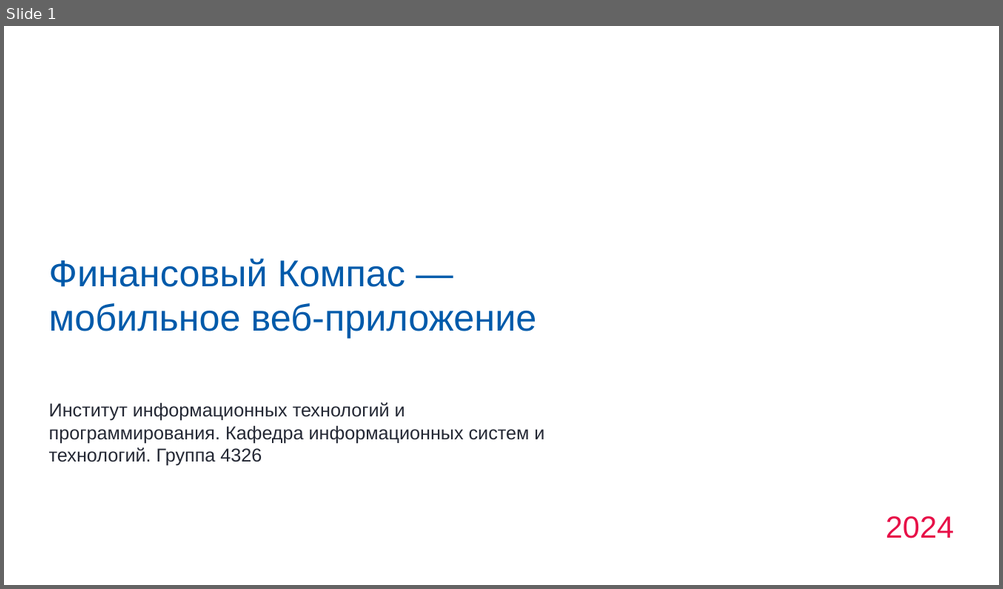
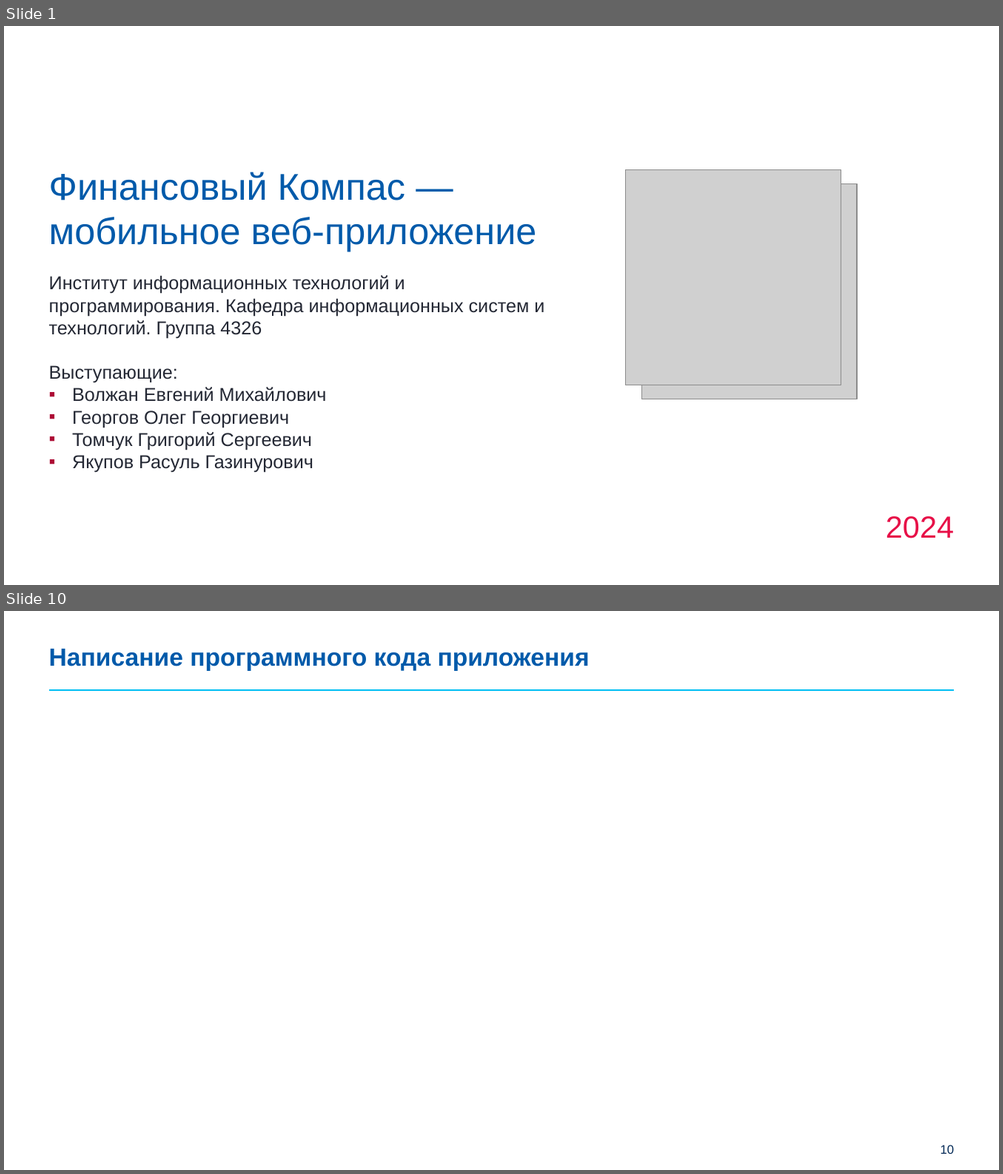
Before and after one commit to grigorijtomczuk/suai, a slide deck: opd/фин-компас-презентация.pptx. Shown one above the other, each under a label of ours: slide 1 before the commit, slides 1 and 10 after it; the slides between them are not shown. The pictures are 1003x589 and 1003x1174 pixels, drawn with LibreOffice and Linux fonts; fonts in the diff are those of the drawing; grey boxes stand for pictures; background and template pictures are left out. Boxes give left, top, right and bottom in pixels: in the first picture for what was removed or moved away, otherwise in the second. Text is boxed around its words. In the diff, an @@ line names an element or a change of style, - is before the commit and + after.

```diff
--- a/opd/фин-компас-презентация.pptx
+++ b/opd/фин-компас-презентация.pptx
@@ slide 10 added at [4,611,999,1170], background #FFFFFF @@
@@ title added at [49,649,589,671], 24 pt, text #005AAA, bold @@
+Написание программного кода приложения
@@ line added from (48, 690) to (954, 690), #00BEF3 1.25 pt @@
@@ page number added at [940,1145,954,1154], 12 pt, text #002856 @@
+10
@@ slide 1 changed as well @@
@@ title "Финансовый Компас — мобильное веб-приложение": place and size @@
-title "Финансовый Компас — мобильное веб-приложение" at [49,258,537,338]
+title "Финансовый Компас — мобильное веб-приложение" at [49,172,537,252]
@@ picture added at [626,170,841,386] @@
@@ picture added at [641,184,856,399] @@
@@ text "Институт информационных технологий и программирования. ...": place and size @@
-text "Институт информационных технологий и программирования. ..." at [49,403,544,466]
+text "Институт информационных технологий и программирования. ..." at [49,275,544,339]
@@ text added at [49,366,327,473], 18 pt, text #242834 @@
+Выступающие:
+▪ Волжан Евгений Михайлович
+▪ Георгов Олег Георгиевич
+▪ Томчук Григорий Сергеевич
+▪ Якупов Расуль Газинурович
```
Also in this commit, not shown: 14 other slides added, 16 other files.
